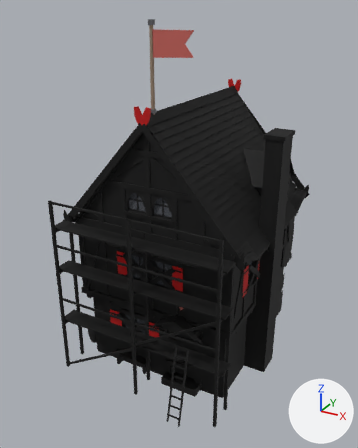
Before and after pictures for a commit that changed the glTF model game/assets/modelle/gebaeude/neubau/wohnhaus_elb_s2_g4.glb.
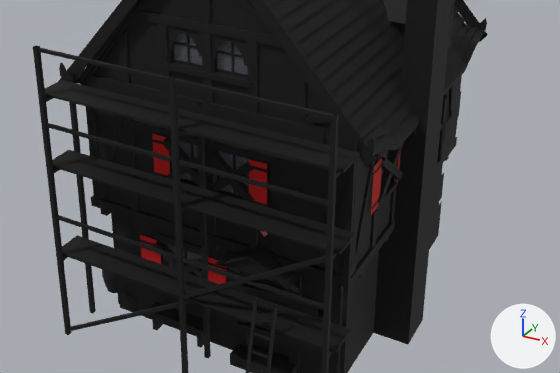
Each version appears first whole from a 50 mm camera at (7.56, -14.65, 11.95) aimed at (-0.02, -0.87, 5.06), and next in a close-up on the part from 8% to 98% of the width and 39% to 87% of the height. Lighting does not change. The marker at lower right points along +X, +Y and +Z. The older version's two pictures come first. Vertices at exactly the same position are counted once.

The first close-up shows 'Dach', 'Geruest', 'Haus', 'Leerstand', 'Scheiben'.
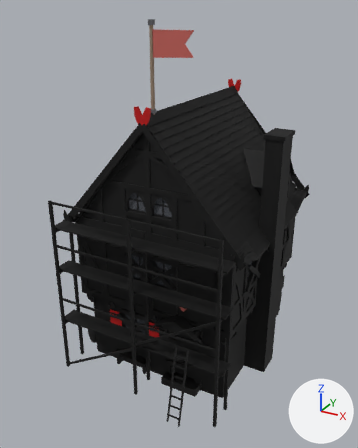
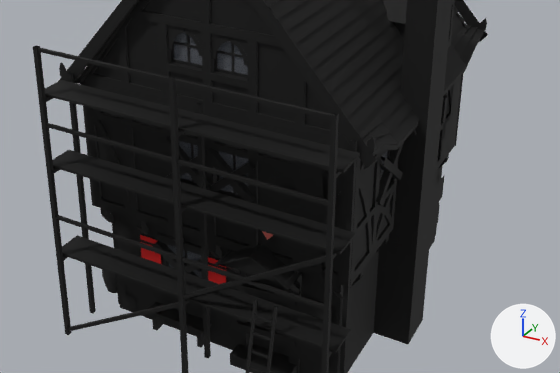
Location of each change, [x1, y1, x2, y2] in pixels of the close-ups (560 x 373 px; the box of a moved part takes in the faces that stretch with it):
part 1 of me_haus, moved or reshaped
    before: [451, 92, 461, 117]
    after: [448, 107, 459, 141]
part 2 of me_haus, deleted (mostly hidden)
    before: [152, 64, 459, 366]
part 3 of me_haus, cut back
    before: [81, 0, 467, 288]
    after: [81, 0, 467, 367]

The change, as a diff of the scene's bpy script:
```diff
--- a/game/assets/modelle/gebaeude/neubau/wohnhaus_elb_s2_g4.glb.py
+++ b/game/assets/modelle/gebaeude/neubau/wohnhaus_elb_s2_g4.glb.py
@@ me_haus @@
 # used by ob_haus; location = (0.0, 0.0, 0.0)
-me_haus.from_pydata(...)  # 3144 vertices, 3001 faces; spans x -3.31..3.42, y -3.3..3.41, z -0.12..8.99
+me_haus.from_pydata(...)  # 4328 vertices, 5123 faces; spans x -3.31..3.42, y -3.3..3.41, z -0.12..8.99
+# me_haus part 1: the loose piece of 4 vertices spanning x 2.91, y 2.58..3.23, z 3.36..4.01 is moved by (0.01, -0.13, -0.33)
+# me_haus part 2: 97 loose pieces with 408 vertices, spanning x -2.91..2.93, y -2.93..3.41, z 0.04..6.35, are deleted
+# me_haus part 3: 21 vertices moved from x -3.22..2.9, y -2.9..3.39, z 0.18..6.42 to x -3.22..2.9, y -2.87..3.39, z 0.18..6.85; 419 vertices removed from x -3.22..2.9, y -2.93..3.39, z 0.04..8.99; 2011 vertices added at x -3.22..2.91, y -2.93..3.41, z 0.04..8.99
+# other edits to the shape of me_haus do not show in these pictures
 me_haus.materials.append(mat_lehmputz)
```
